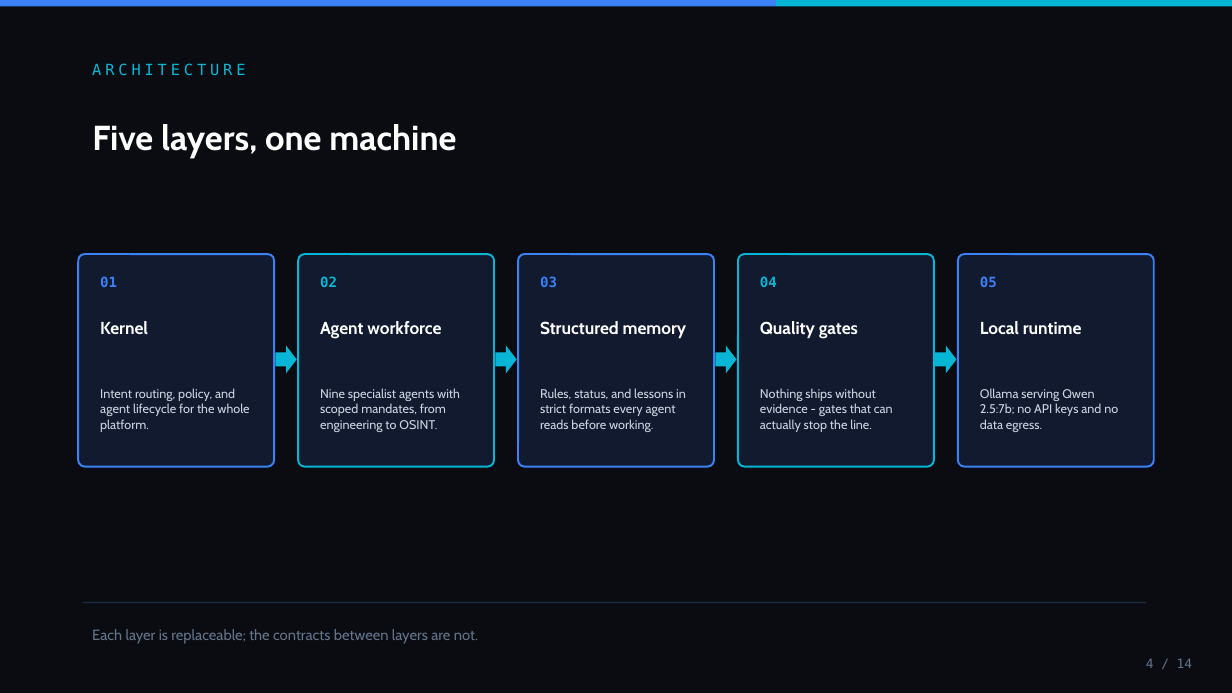
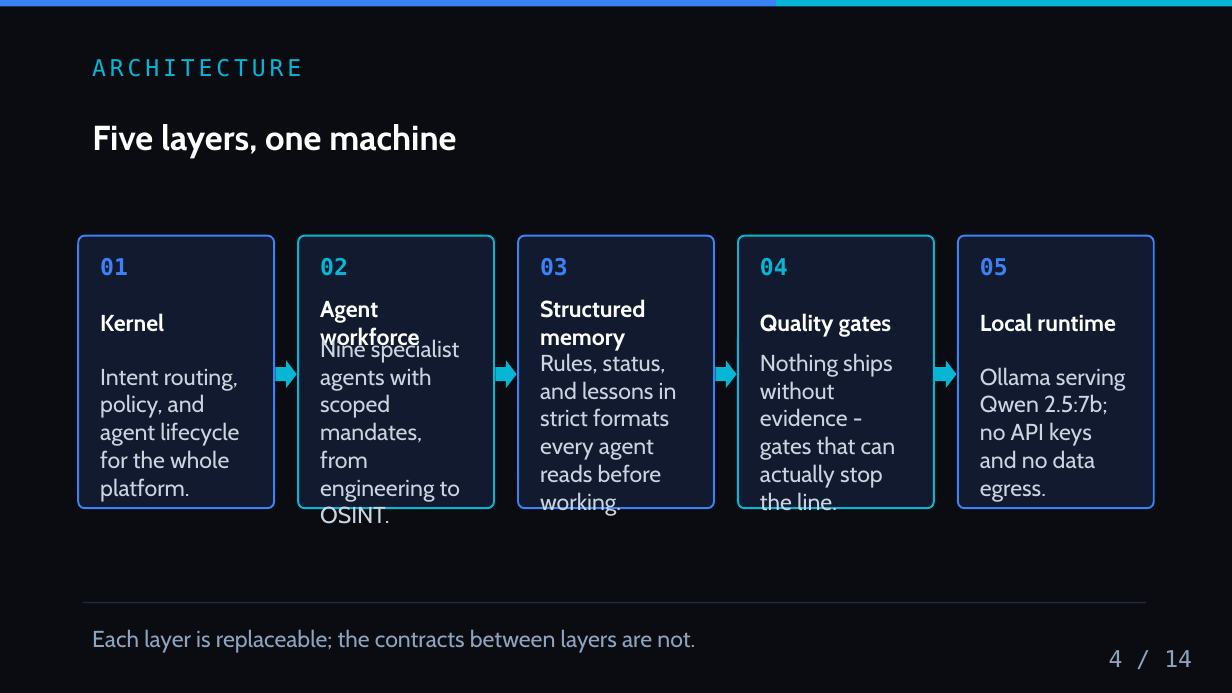
Before and after one commit to rezalianvatiady/rezalianvatiady.github.io, a slide deck: slide 4 of decks/zalinos-architecture.pptx. Drawn at 1232x693 pixels with LibreOffice and Linux fonts; fonts in the diff are those of the drawing. Boxes give left, top, right and bottom in pixels: in the first picture for what was removed or moved away, otherwise in the second. Text is boxed around its words. In the diff, an @@ line names an element or a change of style, - is before the commit and + after.

```diff
--- a/decks/zalinos-architecture.pptx
+++ b/decks/zalinos-architecture.pptx
@@ text "ARCHITECTURE" at [92, 59, 301, 77]: size 12 to 18 pt @@
@@ rounded rectangle: place and size @@
-rounded rectangle at [79, 254, 274, 467]
+rounded rectangle at [79, 236, 274, 508]
@@ rounded rectangle: place and size @@
-rounded rectangle at [299, 254, 494, 467]
+rounded rectangle at [299, 236, 494, 508]
@@ rounded rectangle: place and size @@
-rounded rectangle at [518, 254, 714, 467]
+rounded rectangle at [518, 236, 714, 508]
@@ rounded rectangle: place and size @@
-rounded rectangle at [738, 254, 934, 467]
+rounded rectangle at [738, 236, 934, 508]
@@ rounded rectangle: place and size @@
-rounded rectangle at [958, 254, 1154, 467]
+rounded rectangle at [958, 236, 1154, 508]
@@ text "01": place and size @@
-text "01" at [100, 276, 117, 287]
+text "01" at [100, 258, 128, 276]
@@ text "02": place and size @@
-text "02" at [320, 276, 337, 287]
+text "02" at [320, 258, 348, 276]
@@ text "03": place and size @@
-text "03" at [540, 276, 557, 287]
+text "03" at [540, 258, 568, 276]
@@ text "04": place and size @@
-text "04" at [760, 276, 777, 287]
+text "04" at [760, 258, 788, 276]
@@ size 11 to 18 pt in 5 elements at [100, 258, 128, 276], [320, 258, 348, 276], [540, 258, 568, 276], [760, 258, 788, 276], [980, 258, 1008, 276] @@
@@ text "05": place and size @@
-text "05" at [980, 276, 997, 287]
+text "05" at [980, 258, 1008, 276]
@@ text "Kernel": place and size @@
-text "Kernel" at [100, 321, 148, 334]
+text "Kernel" at [100, 313, 164, 332]
@@ text "Agent workforce": place and size @@
-text "Agent workforce" at [320, 321, 441, 339]
+text "Agent workforce" at [320, 301, 419, 351]
@@ text "Structured memory": place and size @@
-text "Structured memory" at [540, 321, 687, 339]
+text "Structured memory" at [540, 299, 645, 351]
@@ text "Quality gates": place and size @@
-text "Quality gates" at [760, 321, 858, 339]
+text "Quality gates" at [760, 313, 891, 337]
@@ size 13.5 to 18 pt in 5 elements at [100, 313, 164, 332], [320, 301, 419, 351], [540, 299, 645, 351], [760, 313, 891, 337], [980, 313, 1116, 332] @@
@@ text "Local runtime": place and size @@
-text "Local runtime" at [980, 321, 1082, 334]
+text "Local runtime" at [980, 313, 1116, 332]
@@ 4 right arrows: place and size @@
-4 right arrows at [275, 346, 957, 373]
+4 right arrows at [275, 360, 957, 388]
@@ size 9.8 to 18 pt in 5 elements at [100, 369, 239, 502], [320, 337, 460, 524], [540, 353, 677, 516], [760, 353, 895, 510], [980, 367, 1125, 502] @@
@@ text "Each layer is replaceable; the ..." at [92, 629, 695, 653]: size 11.5 to 18 pt, text colour #64748B to #8FA3BF @@
@@ text "4 / 14": place and size @@
-text "4 / 14" at [1146, 658, 1192, 668]
+text "4 / 14" at [1109, 650, 1192, 667]
@@ text "4 / 14" at [1109, 650, 1192, 667]: size 10 to 18 pt, text colour #64748B to #8FA3BF @@
```
Also in this commit, not shown: 13 other slides changed, 20 other files.
